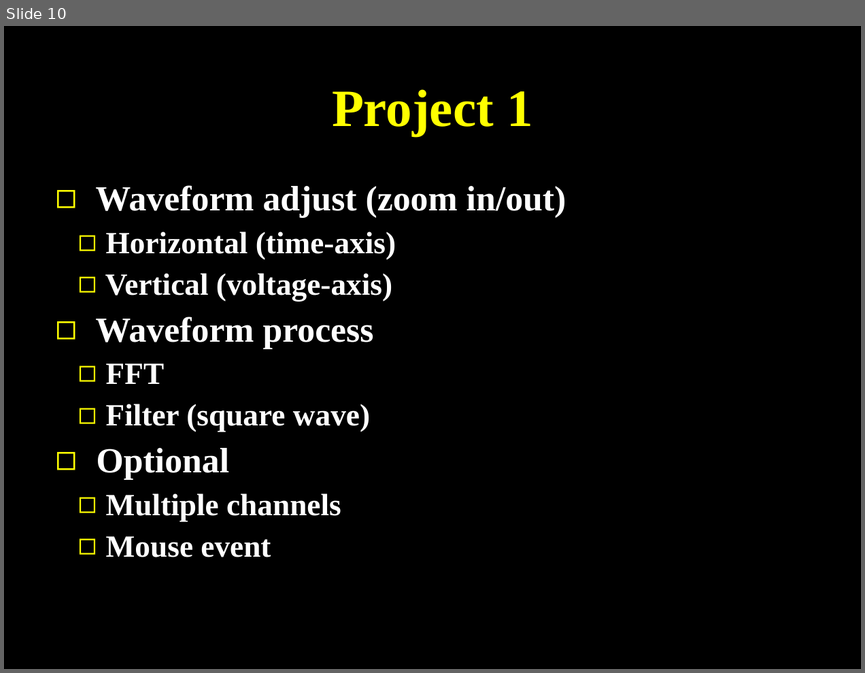
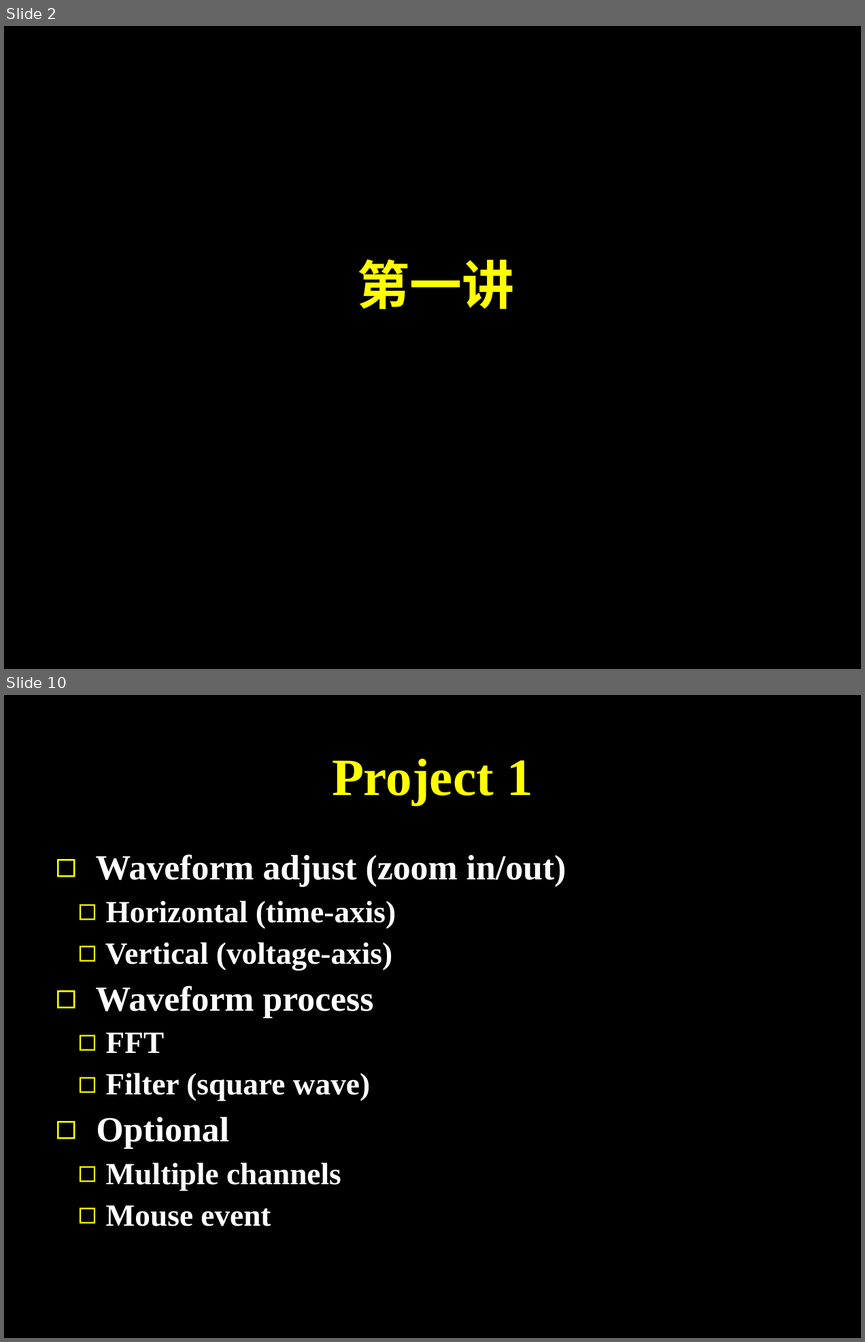
Before and after one commit to SJTUCourse/BI450, a slide deck: Lectures/2017 Fall/Lecture 1/Lecture 1.ppt. Shown one above the other, each under a label of ours: slide 10 before the commit, slides 2 and 10 after it; the slides between them are not shown. The pictures are 865x673 and 865x1342 pixels, drawn with LibreOffice and Linux fonts; fonts in the diff are those of the drawing. Boxes give left, top, right and bottom in pixels: in the first picture for what was removed or moved away, otherwise in the second. Text is boxed around its words. In the diff, an @@ line names an element or a change of style, - is before the commit and + after.

Commit message:
更新第零讲和第一讲
2017年秋季学期

```diff
--- a/Lectures/2017 Fall/Lecture 1/Lecture 1.ppt
+++ b/Lectures/2017 Fall/Lecture 1/Lecture 1.ppt
@@ slide 2 added at (4, 26, 861, 669), background #000000 @@
@@ title added at (357, 259, 514, 309), 44 pt, text #FFFF00, bold @@
+第一讲
```
Also in this commit, not shown: 6 slides changed, 2 other slides added, 3 slides removed, 1 other file.
